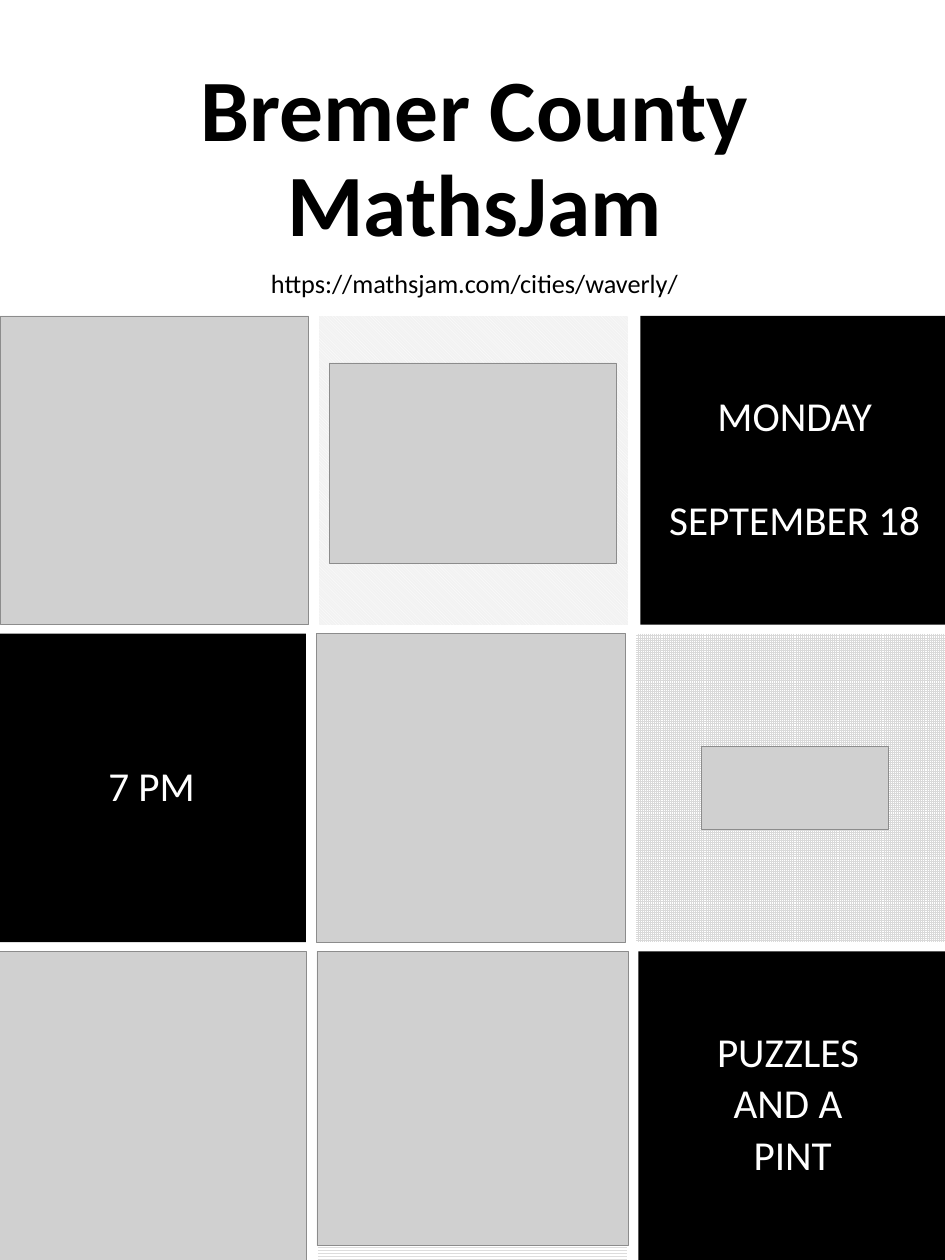
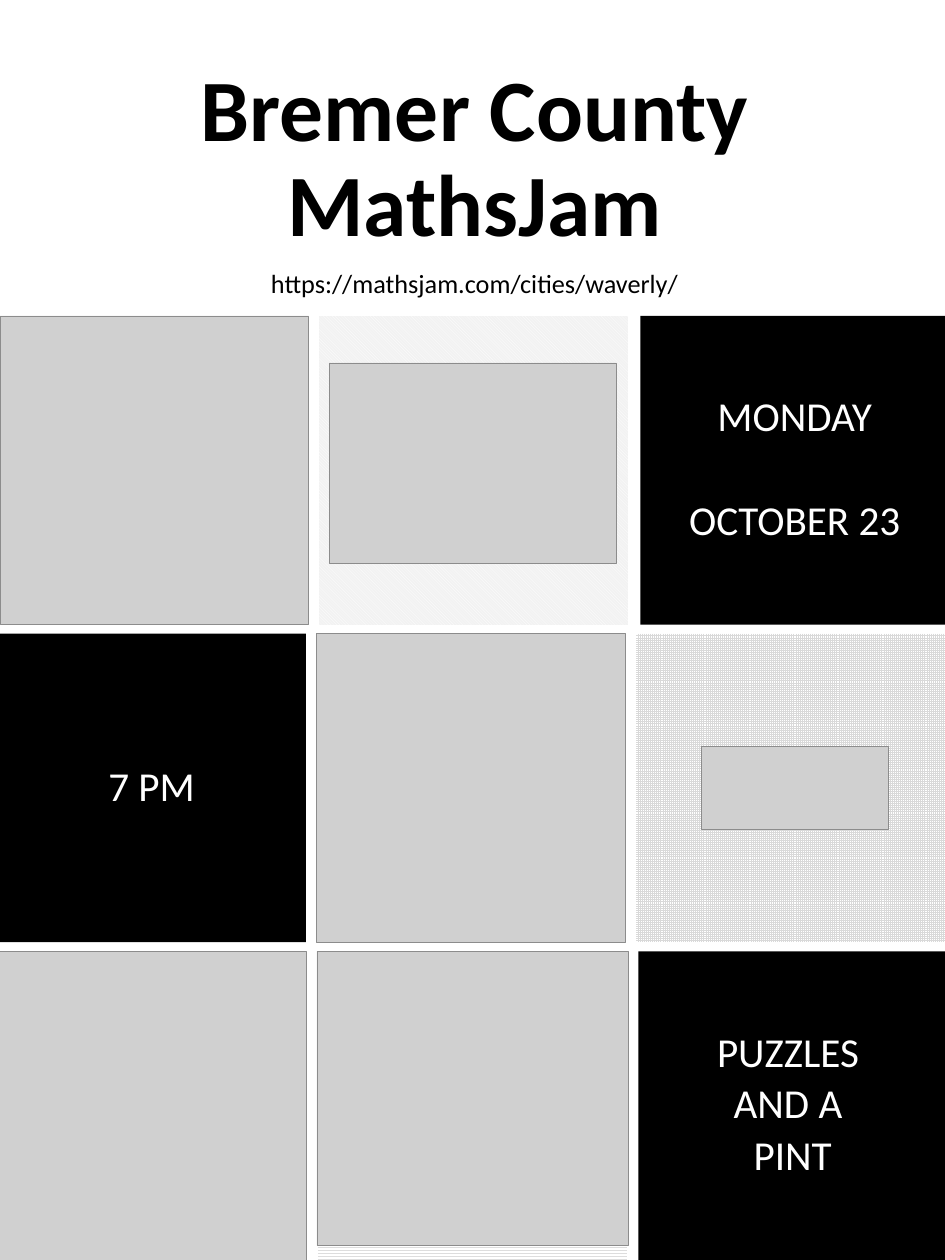
Before and after one commit to mbirgen/Waverly-MathsJams, a slide deck: slide 2 of MathsJam.pptx. Drawn at 945x1260 pixels with LibreOffice and Linux fonts; fonts in the diff are those of the drawing; grey boxes stand for pictures. Boxes give left, top, right and bottom in pixels: in the first picture for what was removed or moved away, otherwise in the second. Text is boxed around its words. In the diff, an @@ line names an element or a change of style, - is before the commit and + after.

Commit message:
October 2023

```diff
--- a/MathsJam.pptx
+++ b/MathsJam.pptx
@@ text at [689,508,901,536]: text changed @@
-SEPTEMBER 18
+OCTOBER 23
```
Also in this commit, not shown: 3 other files.
